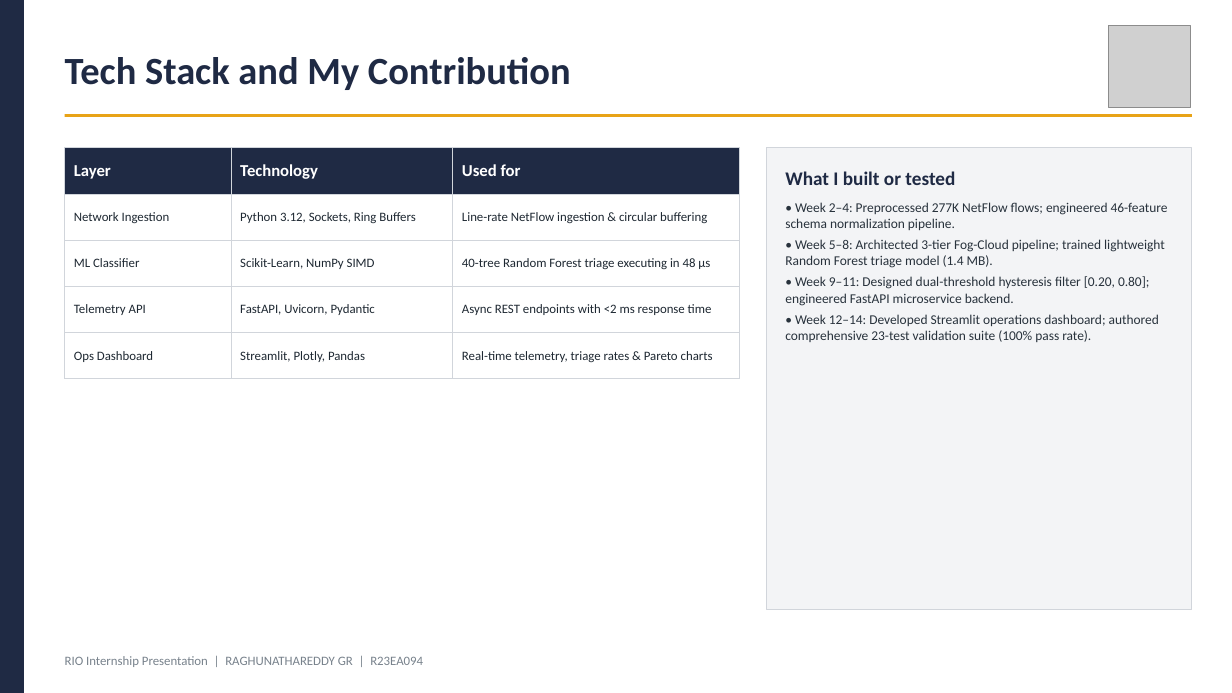
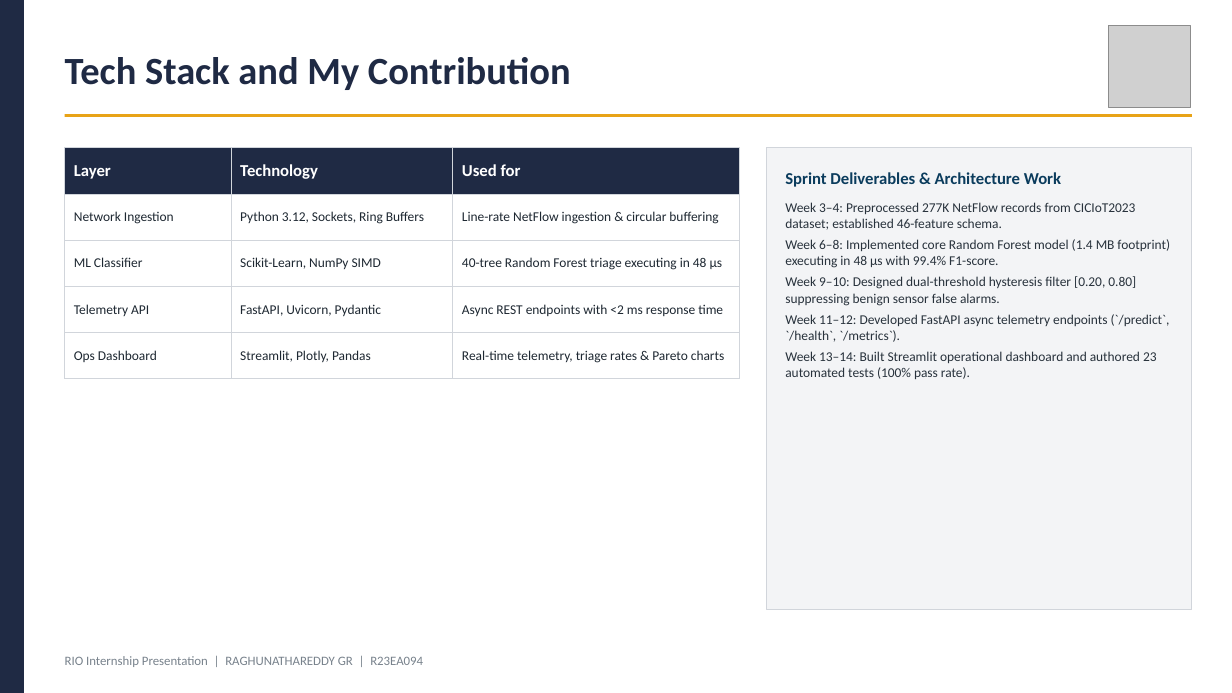
Before and after one commit to Raghunath2604/RIO_PROJECT-SMART_CITY-, a slide deck: slide 4 of docs/RIO_Internship_Presentation_R23EA094.pptx. Drawn at 1232x693 pixels with LibreOffice and Linux fonts; fonts in the diff are those of the drawing; grey boxes stand for pictures. Boxes give left, top, right and bottom in pixels: in the first picture for what was removed or moved away, otherwise in the second. Text is boxed around its words. In the diff, an @@ line names an element or a change of style, - is before the commit and + after.

```diff
--- a/docs/RIO_Internship_Presentation_R23EA094.pptx
+++ b/docs/RIO_Internship_Presentation_R23EA094.pptx
@@ table at (65, 148, 739, 379) @@
@@ size 10 to 10.5 pt @@
@@ text at (785, 172, 1061, 187): text changed; size 15 to 13 pt; text colour #1F2A44 to #0B3C5D @@
-What I built or tested
+Sprint Deliverables & Architecture Work
@@ text at (785, 202, 1170, 379): text changed @@
-• Week 2–4: Preprocessed 277K NetFlow flows; engineered 46-feature schema normalization pipeline.
-• Week 5–8: Architected 3-tier Fog-Cloud pipeline; trained lightweight Random Forest triage model (1.4 MB).
-• Week 9–11: Designed dual-threshold hysteresis filter [0.20, 0.80]; engineered FastAPI microservice backend.
-• Week 12–14: Developed Streamlit operations dashboard; authored comprehensive 23-test validation suite (100% pass rate).
+Week 3–4: Preprocessed 277K NetFlow records from CICIoT2023 dataset; established 46-feature schema.
+Week 6–8: Implemented core Random Forest model (1.4 MB footprint) executing in 48 μs with 99.4% F1-score.
+Week 9–10: Designed dual-threshold hysteresis filter [0.20, 0.80] suppressing benign sensor false alarms.
+Week 11–12: Developed FastAPI async telemetry endpoints (`/predict`, `/health`, `/metrics`).
+Week 13–14: Built Streamlit operational dashboard and authored 23 automated tests (100% pass rate).
```
Also in this commit, not shown: 7 other slides changed, 19 other files.
